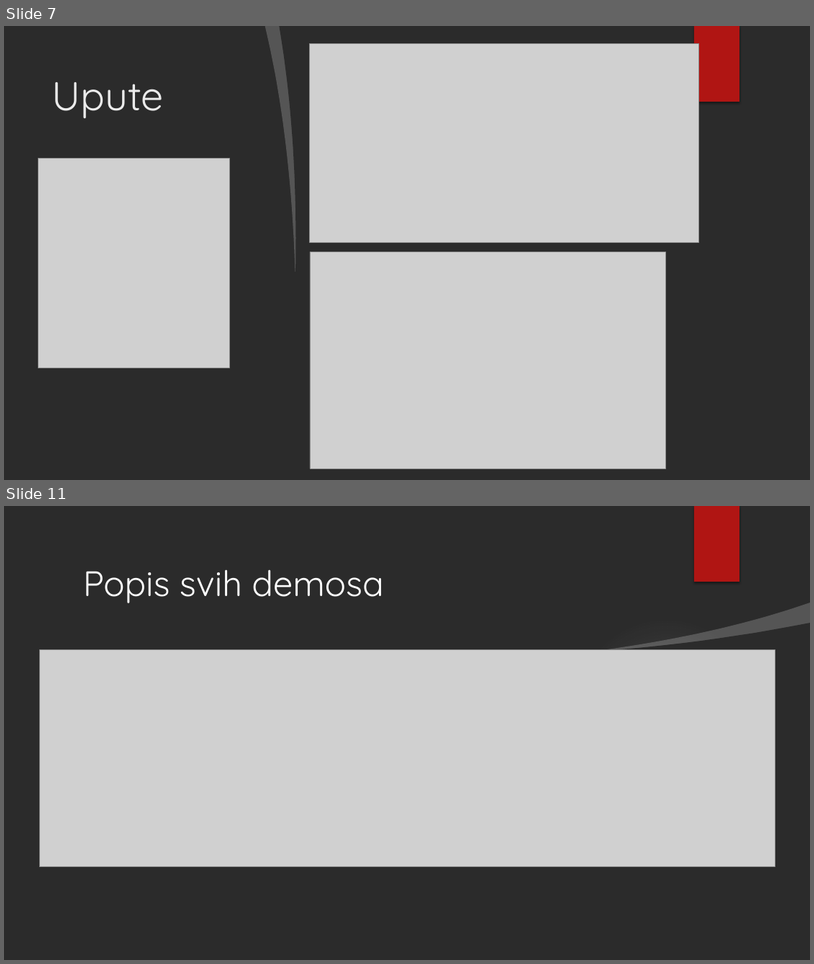
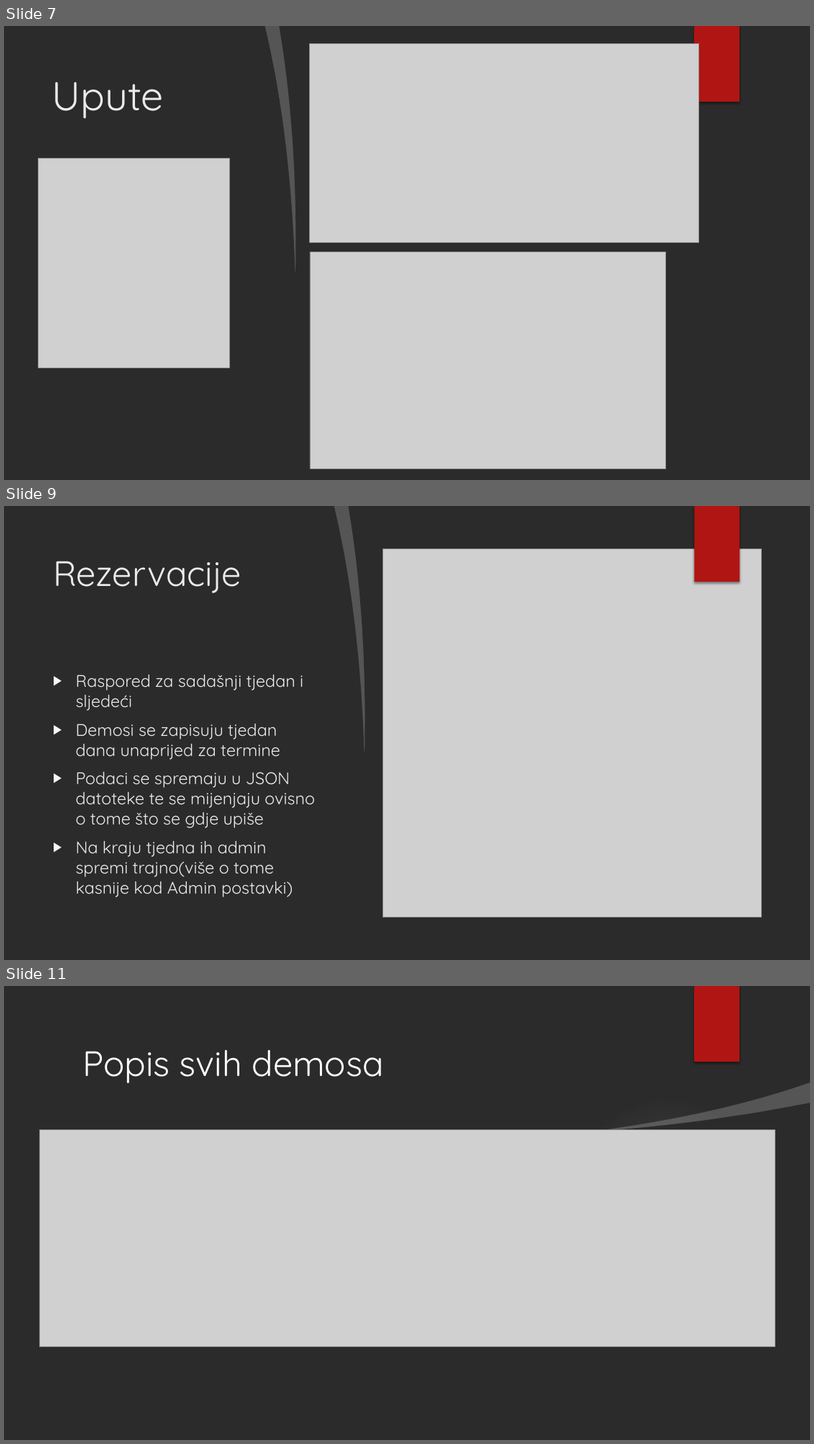
Before and after one commit to NikolaKasnar/Aplikacija-za-demose, a slide deck: Aplikacija za organizaciju demosa za računarske praktikume te.pptx. Shown one above the other, each under a label of ours: slides 7 and 11 before the commit, slides 7, 9 and 11 after it; the slides between them are not shown. The pictures are 814x964 and 814x1444 pixels, drawn with LibreOffice and Linux fonts; fonts in the diff are those of the drawing; grey boxes stand for pictures; background and template pictures are left out; a plain dark background stands for a picture behind light text. Boxes give left, top, right and bottom in pixels: in the first picture for what was removed or moved away, otherwise in the second. Text is boxed around its words. In the diff, an @@ line names an element or a change of style, - is before the commit and + after.

```diff
--- a/Aplikacija za organizaciju demosa za računarske praktikume te.pptx
+++ b/Aplikacija za organizaciju demosa za računarske praktikume te.pptx
@@ slide 9 added at (x1=4, y1=506, x2=810, y2=960), background picture (left out) @@
@@ freeform shape added at (x1=334, y1=506, x2=371, y2=752), fill #FFFFFF at 20% opacity @@
@@ freeform shape added at (x1=348, y1=506, x2=810, y2=960), fill #FFFFFF @@
@@ rectangle added at (x1=694, y1=506, x2=740, y2=582), fill #B01513 @@
@@ rectangle added at (x1=695, y1=506, x2=741, y2=582), fill #B01513 @@
@@ title added at (x1=53, y1=561, x2=241, y2=593), 42 pt, text #EBEBEB @@
+Rezervacije
@@ picture added at (x1=383, y1=549, x2=762, y2=917) @@
@@ text added at (x1=76, y1=674, x2=315, y2=897), 20 pt, text #EBEBEB @@
+▶ Raspored za sadašnji tjedan i sljedeći
+▶ Demosi se zapisuju tjedan dana unaprijed za termine
+▶ Podaci se spremaju u JSON datoteke te se mijenjaju ovisno o tome što se gdje upiše
+▶ Na kraju tjedna ih admin spremi trajno(više o tome kasnije kod Admin postavki)
```
Also in this commit, not shown: 1 slide changed, 3 other slides added, 3 slides removed.
